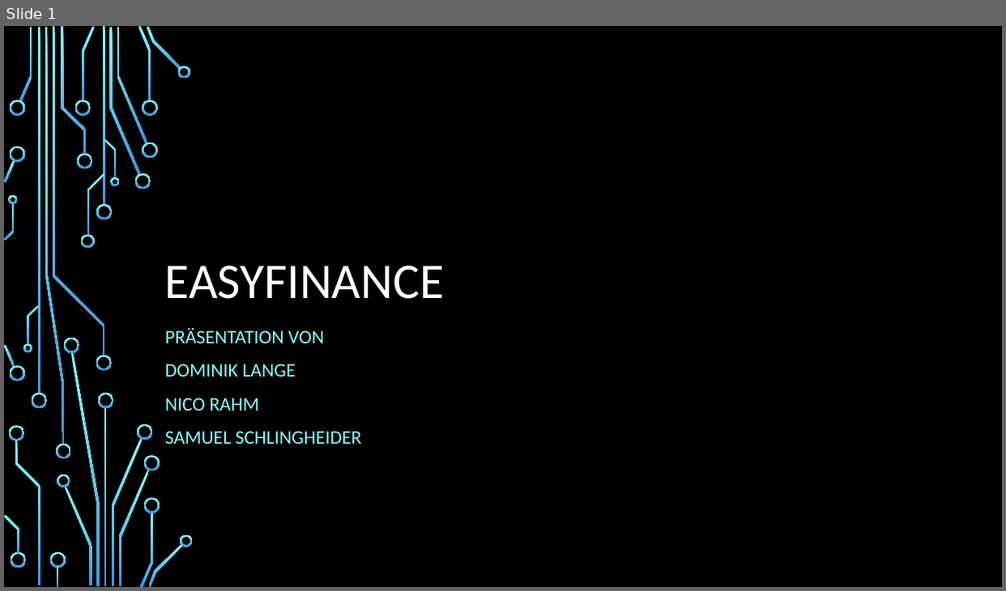
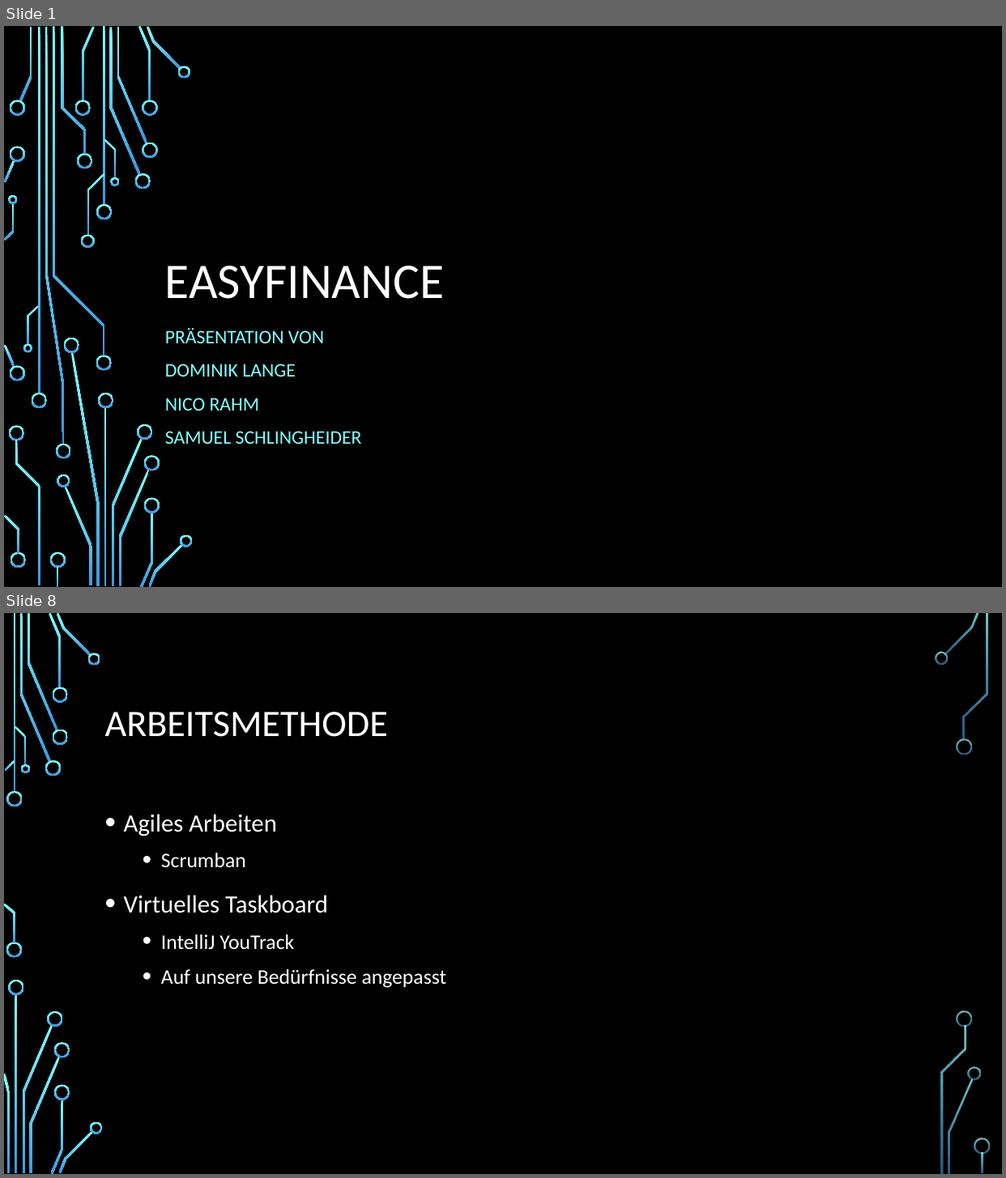
Before and after one commit to leumas244/easyFinance-SoftwareEngeneering, a slide deck: Midterm/easyFinance.pptx. Shown one above the other, each under a label of ours: slide 1 before the commit, slides 1 and 8 after it; the slides between them are not shown. The pictures are 1006x591 and 1006x1178 pixels, drawn with LibreOffice and Linux fonts; fonts in the diff are those of the drawing; background and template pictures are left out. Boxes give left, top, right and bottom in pixels: in the first picture for what was removed or moved away, otherwise in the second. Text is boxed around its words. In the diff, an @@ line names an element or a change of style, - is before the commit and + after.

```diff
--- a/Midterm/easyFinance.pptx
+++ b/Midterm/easyFinance.pptx
@@ slide 8 added at (4,613,1002,1174), background picture (left out) @@
@@ title added at (105,712,388,737), 36 pt, text #FFFFFF @@
+ARBEITSMETHODE
@@ text added at (124,814,447,988), 20 pt, text #FFFFFF @@
+• Agiles Arbeiten
+  • Scrumban
+• Virtuelles Taskboard
+  • IntelliJ YouTrack
+  • Auf unsere Bedürfnisse angepasst
@@ group added at (4,613,990,1174): 33 freeform shapes, 3 rectangles @@
```
Also in this commit, not shown: 3 slides changed, 12 other slides added, 3 slides removed.
